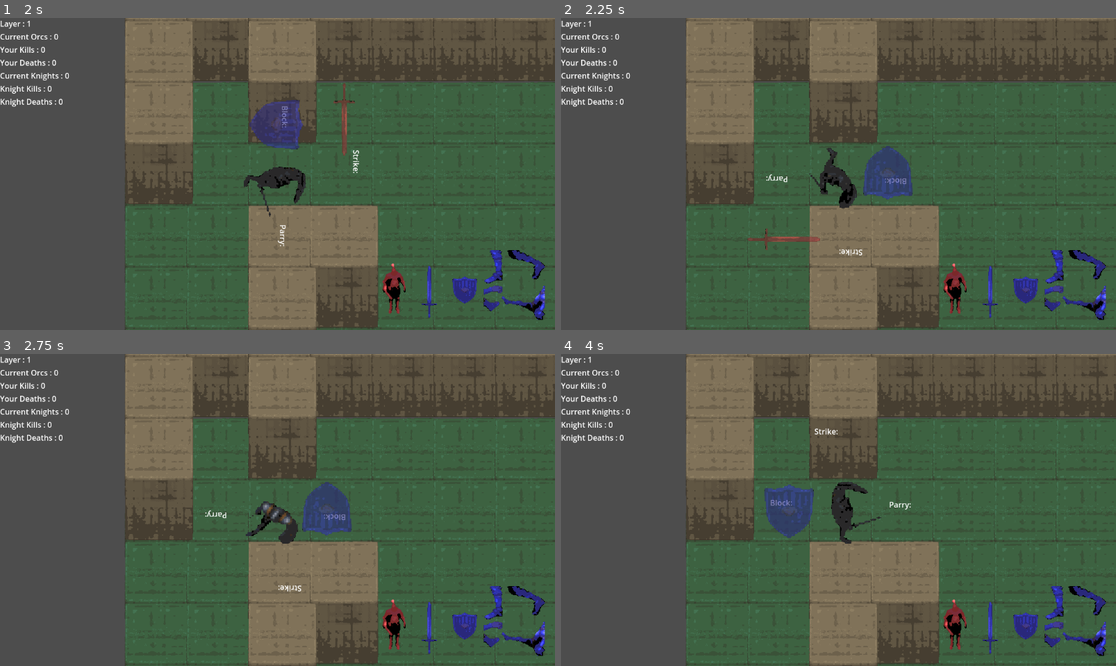
Above: before the commit, frames 1-4 (two rows, left to right).
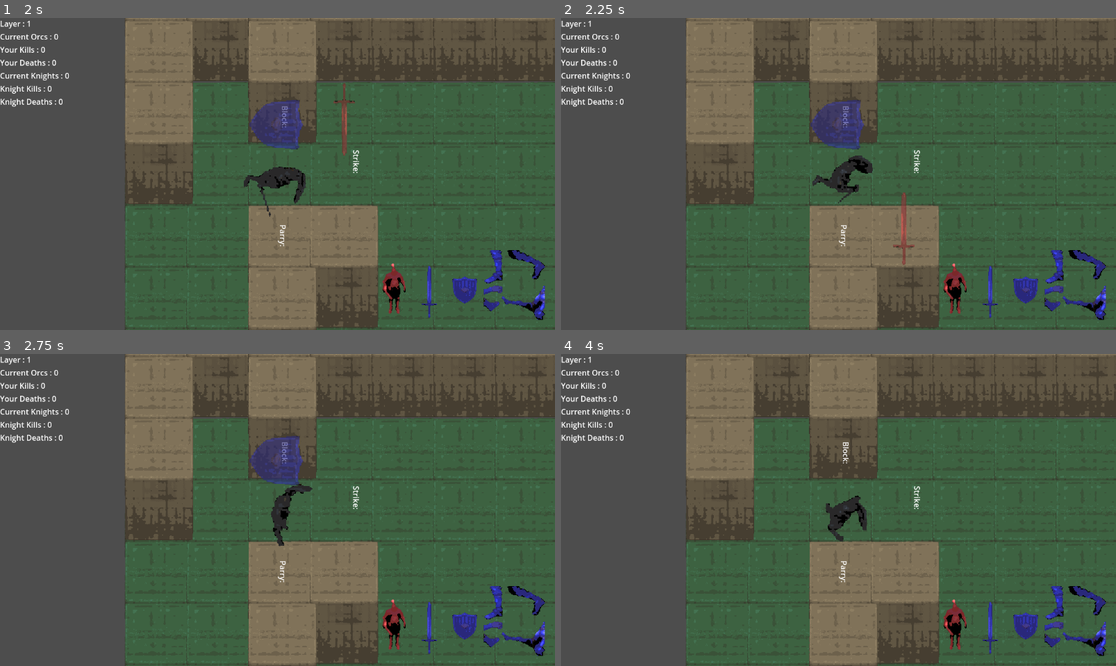
Above: after the commit, the same moments.

Repository: emergencemory/Raid-the-Abyss-LD57Game
Game: Godot game, scene res://globals/game.tscn
Two runs of this game, one before a commit and one after it. Both use one fixed random seed, a clock stepped at 60 frames per second and the inputs below.
Inputs (mouse positions are in pixels of both pictures, inside the frame that each line leads up to):
- Up to frame 1 (2 s): click "New Game" at 0.5 s; tap Enter at 1.25 s; move the mouse to (399, 158) at 1.27 s; press the mouse at (399, 158) at 1.28 s; hold D (move right) from 1.28 s (still down); right-click (399, 158) at 1.55 s
- Up to frame 2 (2.25 s): tap Space at 2 s; move the mouse to (727, 189) at 2.02 s; release D (move right) at 2.03 s; release the mouse at (727, 189) at 2.03 s; hold S (move down) from 2.03 s (still down); right-click (727, 189) at 2.1 s; click (727, 189) at 2.17 s
- Up to frame 3 (2.75 s): keep holding S (move down); tap E (kick) at 2.3 s
- Up to frame 4 (4 s): move the mouse to (894, 441) at 2.77 s; release S (move down) at 2.78 s; hold D (move right) 2.78-3.53 s; hold E (kick) 2.78-3.53 s; click (894, 441) at 3.05 s; move the mouse to (810, 572) at 3.52 s; hold W (move up) from 3.53 s (still down); click (810, 572) at 3.6 s; right-click (810, 572) at 3.8 s

Frame 1 is identical in both runs. In frame 2, 3.5% of the frame differs, in the area x 33-65%, y 26-80%; in frame 3, 3.2%; in frame 4, 2.1%.

Commit message:
smothing out controls
now conflicting commands block eachother

Diff:
--- a/character/character_manager.gd
+++ b/character/character_manager.gd
@@ -47,7 +47,9 @@
 var current_kick_stun_duration: float = base_kick_stun_duration
 var current_kick_cooldown: float = base_kick_cooldown
 var kick_on_cooldown: bool = false
-
+var base_attack_speed
+var current_attack_speed
+var moving: bool = false
 
 func _ready() -> void:
 	current_attack_damage = base_attack_damage
@@ -59,6 +61,7 @@
 	current_move_cooldown = base_move_cooldown
 	current_kick_stun_duration = base_kick_stun_duration
 	current_kick_cooldown = base_kick_cooldown
+	current_attack_speed = base_attack_speed
 
 func prepare_attack() -> void:
 	if swing_from_right:
@@ -77,7 +80,12 @@
 	attack_from_right_sprite.hide()
 	if attack_on_cooldown:
 		print("Attack on cooldown")
-
+		return
+	if not strike_shape.disabled:
+		print("attacking, cannot attack")
+		return
+	if moving:
+		print("Moving, cannot attack")
 		return
 	print("Attacking!")
 	if swing_from_right:
@@ -85,7 +93,7 @@
 	else:
 		character_sprite.play("attack_from_left")
 	strike_shape.disabled = false
-	get_tree().create_timer(1.0).timeout.connect(_on_attack_timeout)
+	get_tree().create_timer(current_attack_speed).timeout.connect(_on_attack_timeout)
 	# Start weapon cooldown
 	attack_on_cooldown = true
 	get_tree().create_timer(current_attack_cooldown).timeout.connect(_on_attack_cooldown_timeout)
@@ -93,6 +101,12 @@
 func block() -> void:
 	if block_on_cooldown:
 		print("Block on cooldown")
+		return
+	if not strike_shape.disabled:
+		print("attacking, cannot block")
+		return
+	if moving:
+		print("Moving, cannot block")
 		return
 	block_direction = get_block_direction()
 	print("Blocking!")
@@ -102,6 +116,12 @@
 	get_tree().create_timer(current_block_cooldown).timeout.connect(_on_block_cooldown_timeout)
 
 func kick() -> void:
+	if moving:
+		print("Moving, cannot kick")
+		return
+	if not strike_shape.disabled:
+		print("attacking, cannot kick")
+		return
 	if kick_on_cooldown:
 		print("Kick on cooldown")
 		return
@@ -132,14 +152,21 @@
 			global_position += Vector2(-128, 0)
 	character_sprite.global_position = previous_position
 	var move_sprite = create_tween()
-	move_sprite.tween_property(character_sprite, "global_position", global_position, 1.0)
+	move_sprite.tween_property(character_sprite, "global_position", global_position, (30/current_speed))
+	moving = true
 	print("Moving!")
 
-
+	get_tree().create_timer((30/current_speed)).timeout.connect(_on_move_timeout)
 	move_on_cooldown = true
 	get_tree().create_timer(current_move_cooldown).timeout.connect(_on_move_cooldown_timeout)
 
 func turn(direction : int) -> void:
+	if not strike_shape.disabled:
+		print("attacking, cannot turn")
+		return
+	if moving:
+		print("moving, cannot turn")
+		return
 	match direction:
 		DIR.NORTH:
 			if rotation_degrees == 0:
@@ -169,6 +196,10 @@
 	#move_on_cooldown = true
 	#get_tree().create_timer(0.1).timeout.connect(_on_move_cooldown_timeout)
 
+func _on_move_timeout() -> void:
+	moving = false
+	character_sprite.play("idle")
+
 func _on_target_timeout() -> void:
 	print("Target cooldown ended")
 	has_target = false
@@ -185,7 +216,7 @@
 
 func _on_block_timeout() -> void:
 	block_direction = -1
-	character_sprite.play("idle")
+	#character_sprite.play("idle")
 	block_right_sprite.hide()
 	block_left_sprite.hide()
 	print("Block disabled")
@@ -196,7 +227,7 @@
 
 func _on_move_cooldown_timeout() -> void:
 	move_on_cooldown = false
-	character_sprite.play("idle")
+	#character_sprite.play("idle")
 	print("Move cooldown ended")
 
 func _on_kick_timeout() -> void:
--- a/data/GameData.gd
+++ b/data/GameData.gd
@@ -5,6 +5,7 @@
     "base_health": 2,
     "attack_damage": 1,
     "attack_cooldown": 1.0,
+	"attack_speed": 1.0,
     "block_duration": 1.5,
     "block_cooldown": 1.0,
     "speed": 30.0,
--- a/map/match_manager.gd
+++ b/map/match_manager.gd
@@ -18,6 +18,7 @@
 	player.base_health = character_data["base_health"]
 	player.base_attack_cooldown = character_data["attack_cooldown"]
 	player.base_attack_damage = character_data["attack_damage"]
+	player.base_attack_speed = character_data["attack_speed"]
 	player.base_block_duration = character_data["block_duration"]
 	player.base_block_cooldown = character_data["block_cooldown"]
 	player.base_speed = character_data["speed"]
